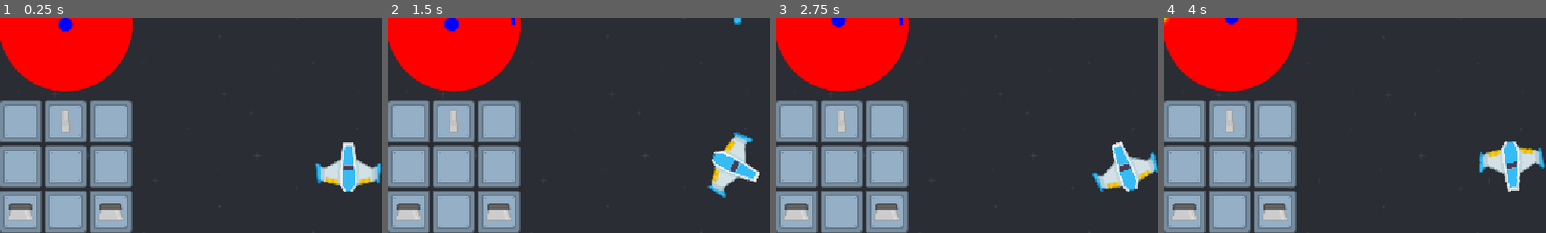
Above: before the commit, frames 1-4 (left to right).
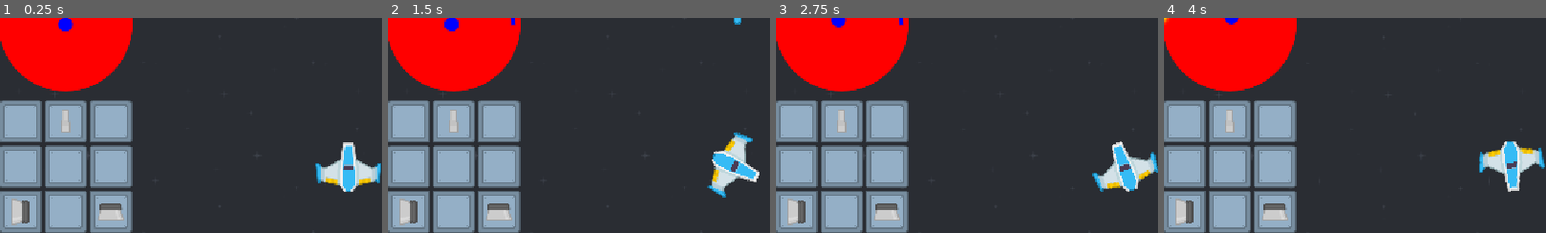
Above: after the commit, the same moments.

Repository: nagolyhprum/sentience
Game: Godot game, scene res://node_2d.tscn
The game is run twice, just before and just after one commit, with the same random seed, the same clock (stepped at 60 frames per second) and the same inputs.
Inputs:
- Up to frame 1 (0.25 s): no input
- Up to frame 2 (1.5 s): hold D (right) 0.53-1.28 s; hold Space (shoot) 0.53-1.28 s; hold S (down) from 1.28 s (still down); tap Space (shoot) at 1.35 s
- Up to frame 3 (2.75 s): release S (down) at 2.03 s; hold D (right) from 2.03 s (still down); hold Space (shoot) from 2.03 s (still down)
- Up to frame 4 (4 s): release D (right) at 2.78 s; release Space (shoot) at 2.78 s; hold Up (up) 2.78-3.53 s; tap Space (shoot) at 2.85 s; hold A (left) from 3.53 s (still down); hold Space (shoot) from 3.53 s (still down)
The pictures show only the part of the screen within x 4-54%, y 16-66%; the shares and areas given below are measured in that part.

The runs differ from the first frame. In frame 1, 0.5% of the frame differs, in the area x 2-9%, y 84-97%; in frame 2, 0.5%; in frame 3, 0.5%; in frame 4, 0.5%.

Commit message:
add some music and sounds

Diff:
--- /dev/null
+++ b/BackgroundMusic.tscn
@@ -0,0 +1,8 @@
+[gd_scene load_steps=2 format=3 uid="uid://ii0cnp157lks"]
+
+[ext_resource type="AudioStream" uid="uid://dflha2iq5c8u5" path="res://music/ambientmain_0.ogg" id="1_syabp"]
+
+[node name="BackgroundMusic" type="AudioStreamPlayer"]
+stream = ExtResource("1_syabp")
+autoplay = true
+parameters/looping = true
--- a/game.gd
+++ b/game.gd
@@ -17,6 +17,9 @@
 var angle : float = 0.0
 
 const laser_scene = preload("res://laser.tscn")
+
+@onready var thruster_audio = $ThrusterAudio
+@onready var laser_audio = $LaserAudio
 
 @onready var player = $Player
 @onready var background = $Background
@@ -48,6 +51,12 @@
 	player_offset.y += velocity.y * delta
 	velocity = velocity.limit_length(MAX_VELOCITY)
 
+	if acceleration_angle or acceleration_x or acceleration_y:
+		if not thruster_audio.playing:
+			thruster_audio.play()
+	else:
+		thruster_audio.stop()
+
 	var current_ticks = Time.get_ticks_msec()
 
 	if Input.is_action_pressed("shoot"):
@@ -60,6 +69,7 @@
 			laser.position.y = -player_offset.y + player.position.y + player.size.y / 2 - laser.size.y / 2
 			laser.rotation = angle
 			cooldown = current_ticks + 1000
+			laser_audio.play()
 
 	background.material.set_shader_parameter("x", -player_offset.x / PARALLAX)
 	background.material.set_shader_parameter("y", -player_offset.y / PARALLAX)
--- a/node_2d.tscn
+++ b/node_2d.tscn
@@ -13,6 +13,8 @@
 [ext_resource type="Texture2D" uid="uid://bw0w2vvsctelk" path="res://images/planet02.png" id="7_hqns4"]
 [ext_resource type="Texture2D" uid="uid://xo1q8skrev0w" path="res://images/gun00.png" id="7_rj586"]
 [ext_resource type="Texture2D" uid="uid://wlyas0qe01t1" path="res://images/engine2.png" id="8_4d7sh"]
+[ext_resource type="AudioStream" uid="uid://jurjx12gfawb" path="res://sound/laser1.ogg" id="14_nr8wp"]
+[ext_resource type="AudioStream" uid="uid://yvvhk15kwgj5" path="res://sound/thrusterFire_000.ogg" id="15_d2bti"]
 
 [sub_resource type="ShaderMaterial" id="ShaderMaterial_epypp"]
 shader = ExtResource("1_0e48y")
@@ -95,8 +97,10 @@
 layout_mode = 2
 texture = ExtResource("6_kdubu")
 
-[node name="TextureRect2" type="TextureRect" parent="GridContainer/PanelContainer2"]
+[node name="TextureRect2" type="TextureRect" parent="GridContainer/PanelContainer2/TextureRect"]
 layout_mode = 2
+offset_right = 64.0
+offset_bottom = 64.0
 texture = ExtResource("7_rj586")
 stretch_mode = 3
 flip_v = true
@@ -136,8 +140,12 @@
 layout_mode = 2
 texture = ExtResource("6_kdubu")
 
-[node name="TextureRect2" type="TextureRect" parent="GridContainer/PanelContainer7"]
+[node name="TextureRect2" type="TextureRect" parent="GridContainer/PanelContainer7/TextureRect"]
 layout_mode = 2
+offset_right = 64.0
+offset_bottom = 64.0
+rotation = 1.5708
+pivot_offset = Vector2(32, 32)
 texture = ExtResource("8_4d7sh")
 stretch_mode = 3
 flip_v = true
@@ -156,8 +164,17 @@
 layout_mode = 2
 texture = ExtResource("6_kdubu")
 
-[node name="TextureRect2" type="TextureRect" parent="GridContainer/PanelContainer9"]
+[node name="TextureRect2" type="TextureRect" parent="GridContainer/PanelContainer9/TextureRect"]
 layout_mode = 2
+offset_right = 64.0
+offset_bottom = 64.0
 texture = ExtResource("8_4d7sh")
 stretch_mode = 3
 flip_v = true
+
+[node name="LaserAudio" type="AudioStreamPlayer" parent="."]
+stream = ExtResource("14_nr8wp")
+
+[node name="ThrusterAudio" type="AudioStreamPlayer" parent="."]
+stream = ExtResource("15_d2bti")
+parameters/looping = true
--- a/project.godot
+++ b/project.godot
@@ -13,6 +13,10 @@
 config/name="Sentience"
 run/main_scene="res://node_2d.tscn"
 config/features=PackedStringArray("4.4", "GL Compatibility")
+
+[autoload]
+
+BackgroundMusic="*res://BackgroundMusic.tscn"
 
 [display]
 
Not shown, added: music/ambientmain_0.ogg.import
Not shown: 1 places in node_2d.tscn that only renumber resources
Not shown, added: sound/laser1.ogg.import
Not shown, added: sound/thrusterFire_000.ogg.import
Not shown, changed: .gitignore
Not shown, changed: README.md
Not shown, added: music/ambientmain_0.ogg
Not shown, added: sound/laser1.ogg
Not shown, added: sound/thrusterFire_000.ogg
